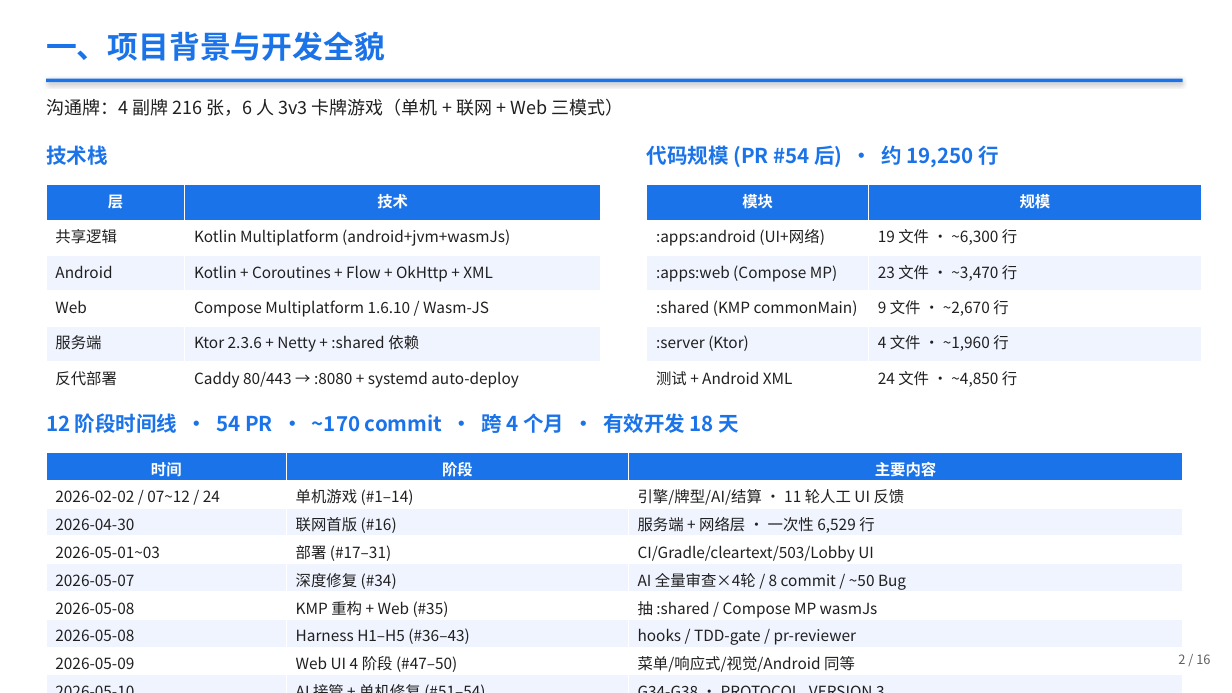
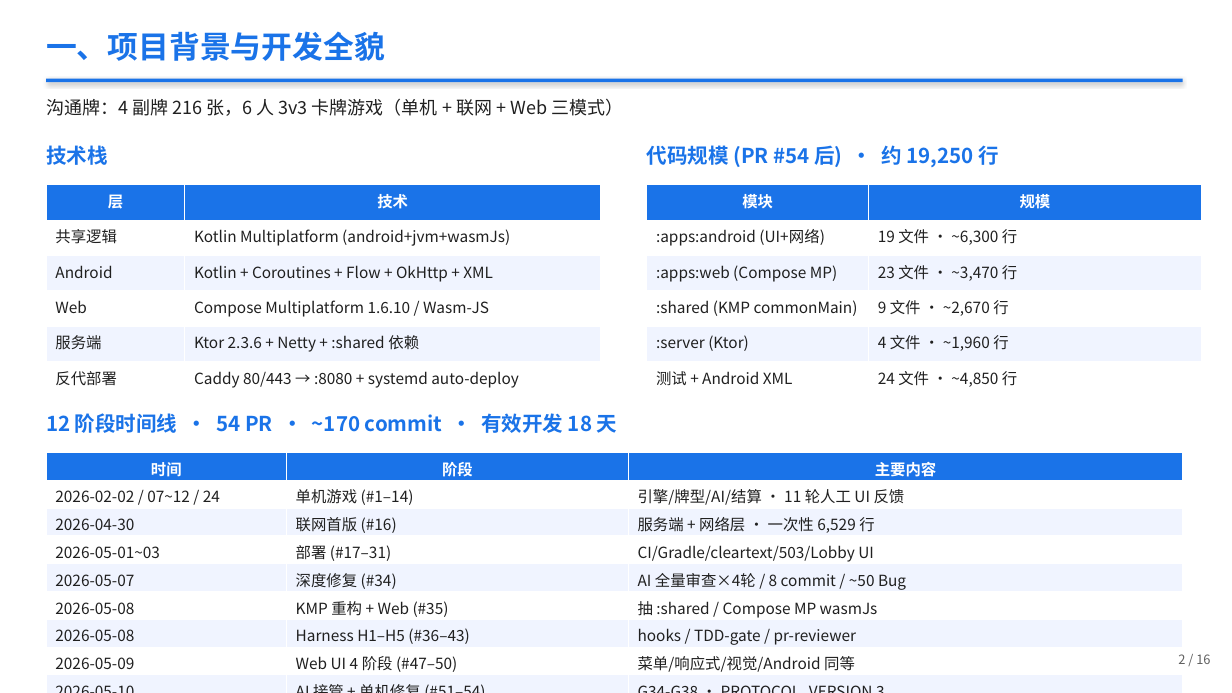
Before and after one commit to berming/AndroidAPP, a slide deck: slide 2 of docs/dev_summary.pptx. Drawn at 1232x693 pixels with LibreOffice and Linux fonts; fonts in the diff are those of the drawing. Boxes give left, top, right and bottom in pixels: in the first picture for what was removed or moved away, otherwise in the second. Text is boxed around its words. In the diff, an @@ line names an element or a change of style, - is before the commit and + after.

```diff
--- a/docs/dev_summary.pptx
+++ b/docs/dev_summary.pptx
@@ text at bbox=[46, 413, 618, 433]: text changed @@
-12 阶段时间线 · 54 PR · ~170 commit · 跨 4 个月 · 有效开发 18 天
+12 阶段时间线 · 54 PR · ~170 commit · 有效开发 18 天
```
Also in this commit, not shown: 2 other slides changed, 3 other files.
